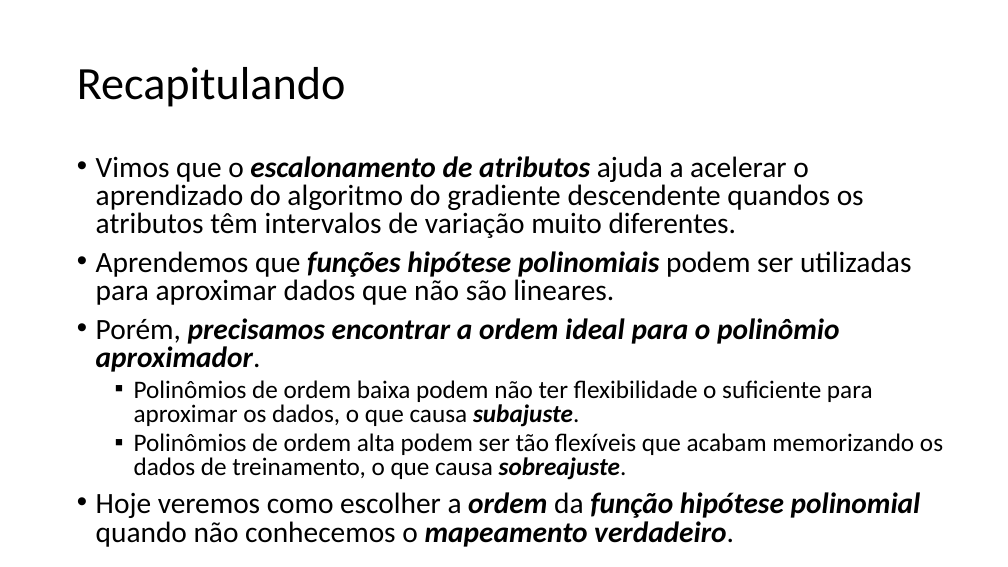
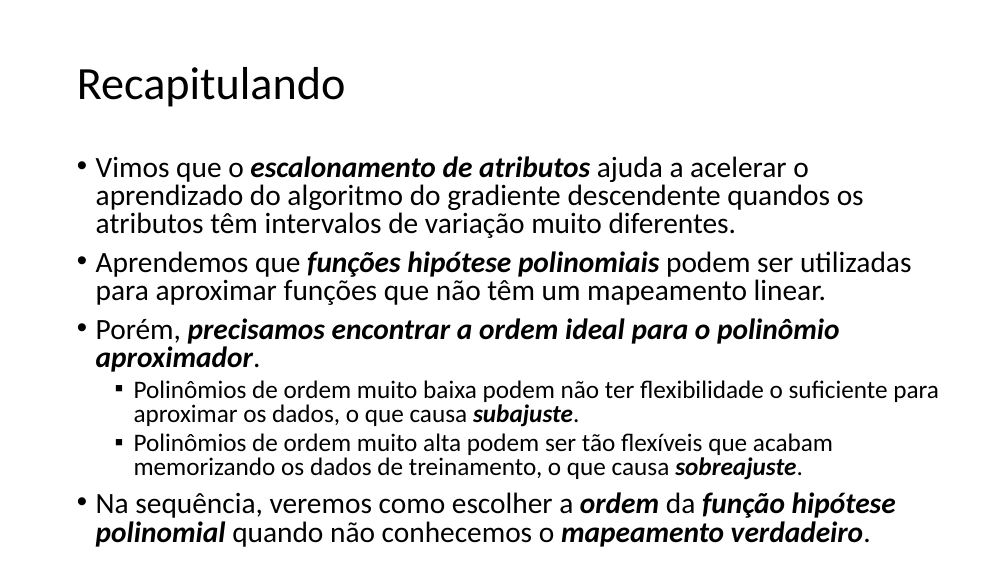
Before and after one commit to zz4fap/t319_aprendizado_de_maquina, a slide deck: slide 2 of slides/T319_Regressão_Linear (Parte V).pptx. Drawn at 1008x567 pixels with LibreOffice and Linux fonts; fonts in the diff are those of the drawing. Boxes give left, top, right and bottom in pixels: in the first picture for what was removed or moved away, otherwise in the second. Text is boxed around its words. In the diff, an @@ line names an element or a change of style, - is before the commit and + after.

```diff
--- a/slides/T319_Regressão_Linear (Parte V).pptx
+++ b/slides/T319_Regressão_Linear (Parte V).pptx
@@ text at bbox=[96, 251, 911, 305]: text changed @@
-• Aprendemos que funções hipótese polinomiais podem ser utilizadas para aproximar dados que não são lineares.
+• Aprendemos que funções hipótese polinomiais podem ser utilizadas para aproximar funções que não têm um mapeamento linear.
@@ text at bbox=[96, 380, 939, 547]: text changed @@
-  ▪ Polinômios de ordem baixa podem não ter flexibilidade o suficiente para aproximar os dados, o que causa subajuste.
-  ▪ Polinômios de ordem alta podem ser tão flexíveis que acabam memorizando os dados de treinamento, o que causa sobreajuste.
-• Hoje veremos como escolher a ordem da função hipótese polinomial quando não conhecemos o mapeamento verdadeiro.
+  ▪ Polinômios de ordem muito baixa podem não ter flexibilidade o suficiente para aproximar os dados, o que causa subajuste.
+  ▪ Polinômios de ordem muito alta podem ser tão flexíveis que acabam memorizando os dados de treinamento, o que causa sobreajuste.
+• Na sequência, veremos como escolher a ordem da função hipótese polinomial quando não conhecemos o mapeamento verdadeiro.
```
Also in this commit, not shown: 2 other slides changed, 5 other files.
